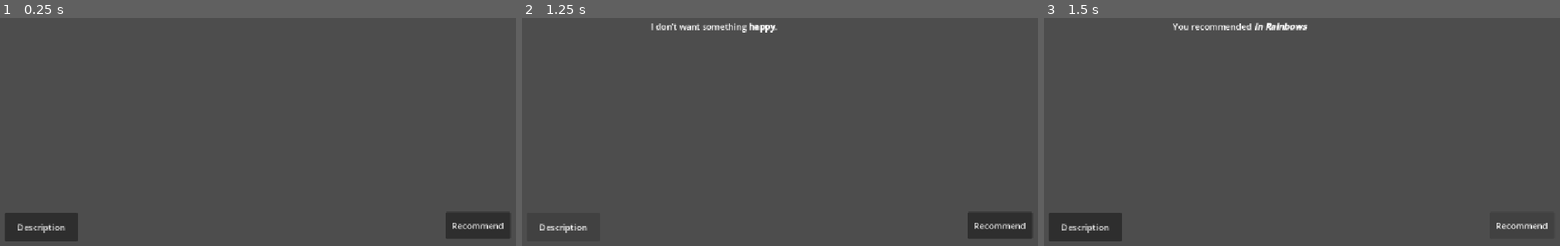
Above: before the commit, frames 1-3 (left to right).
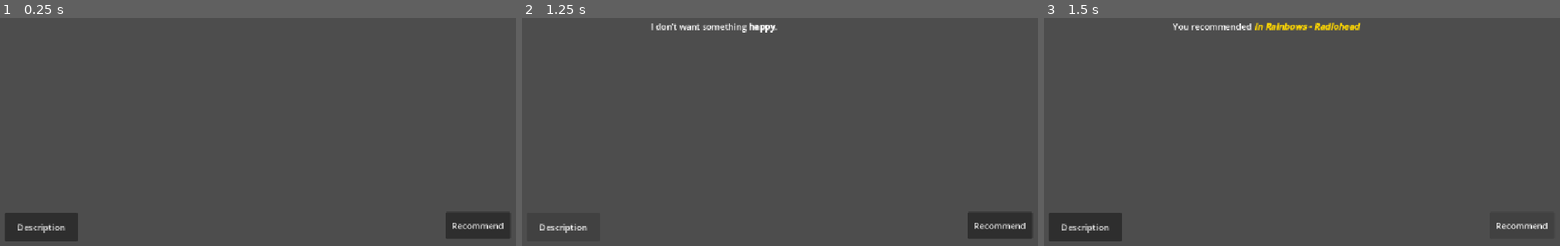
Above: after the commit, the same moments.

Repository: KeeruthiRajan/5-Shifts-at-a-Vinyl-Store
Game: Godot game, scene res://scenes/main.tscn
The game is run twice, just before and just after one commit, with the same random seed, the same clock (stepped at 60 frames per second) and the same inputs.
Inputs:
- Up to frame 1 (0.25 s): no input
- Up to frame 2 (1.25 s): click "Description" at 0.5 s
- Up to frame 3 (1.5 s): click "Recommend" at 1.25 s

Frames 1-2 are identical in both runs. In frame 3, 0.5% of the frame differs, in the area x 40-62%, y 2-6%.

Commit message:
Color text

Diff:
--- a/scripts/control.gd
+++ b/scripts/control.gd
@@ -5,7 +5,7 @@
 	"I don’t want something [b]happy[/b].",
 	"I want something that understands being tired.",
 	"Something warm... but heavy.",
-	"You recommended [b][i]In Rainbows[/i][/b]"
+	"You recommended [b][i][color=gold]In Rainbows - Radiohead[/color][/i][/b]"
 ]
 
 var current_line = -1
